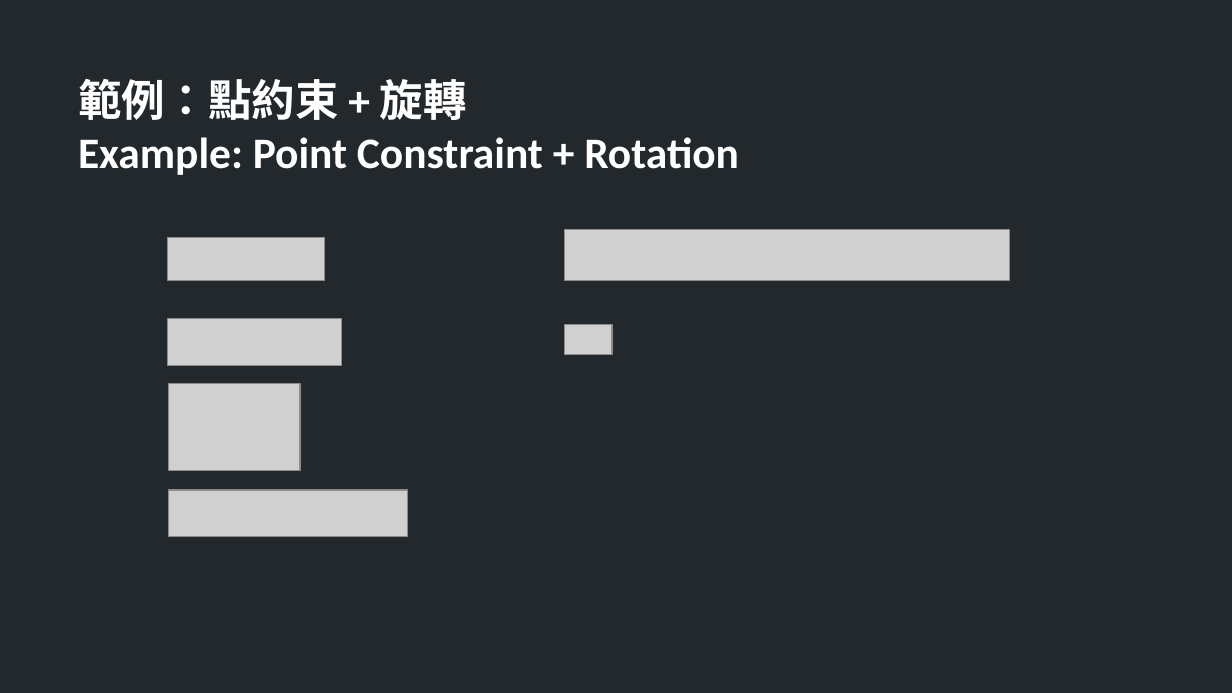
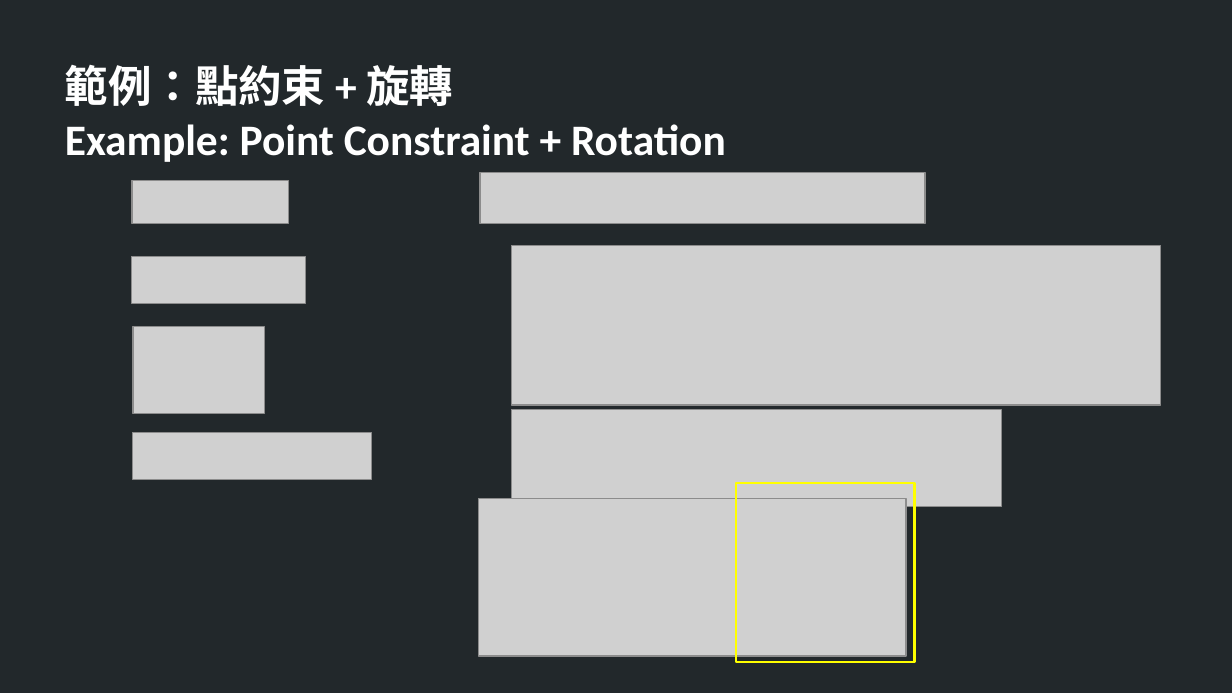
Before and after one commit to TheAllenChou/unity-physics-constraints, a slide deck: slide 23 of slides/physics constraints in games.odp. Drawn at 1232x693 pixels with LibreOffice and Linux fonts; fonts in the diff are those of the drawing; grey boxes stand for pictures. Boxes give left, top, right and bottom in pixels: in the first picture for what was removed or moved away, otherwise in the second. Text is boxed around its words. In the diff, an @@ line names an element or a change of style, - is before the commit and + after.

```diff
--- a/slides/physics constraints in games.odp
+++ b/slides/physics constraints in games.odp
@@ text "範例：點約束 + 旋轉": place and size @@
-text "範例：點約束 + 旋轉" at bbox=[78, 79, 739, 175]
+text "範例：點約束 + 旋轉" at bbox=[65, 65, 726, 162]
@@ picture: place and size @@
-picture at bbox=[565, 324, 613, 354]
+picture at bbox=[480, 172, 925, 224]
@@ picture: place and size @@
-picture at bbox=[169, 490, 408, 537]
+picture at bbox=[132, 180, 288, 222]
@@ picture: place and size @@
-picture at bbox=[168, 238, 324, 281]
+picture at bbox=[132, 256, 305, 303]
@@ picture: place and size @@
-picture at bbox=[565, 230, 1010, 282]
+picture at bbox=[512, 245, 1160, 405]
@@ picture: place and size @@
-picture at bbox=[168, 319, 341, 366]
+picture at bbox=[133, 326, 264, 414]
@@ picture added at bbox=[512, 410, 1002, 508] @@
@@ picture: place and size @@
-picture at bbox=[169, 383, 300, 471]
+picture at bbox=[133, 433, 372, 480]
@@ picture added at bbox=[478, 499, 906, 656] @@
@@ rectangle added at bbox=[736, 483, 914, 662], outline #FFFF00 1.5 pt @@
```
Also in this commit, not shown: 20 other slides changed, 1 slide removed.
